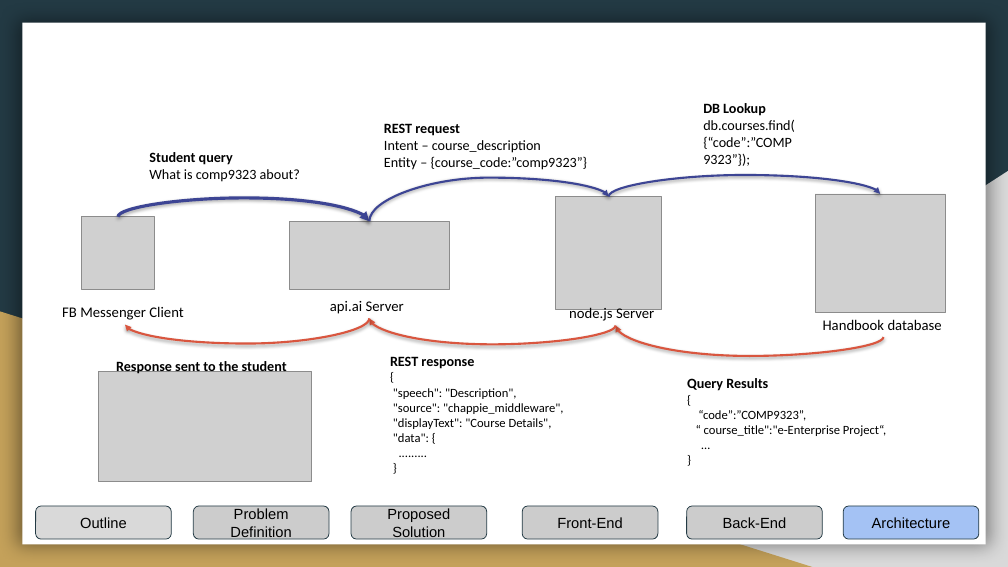
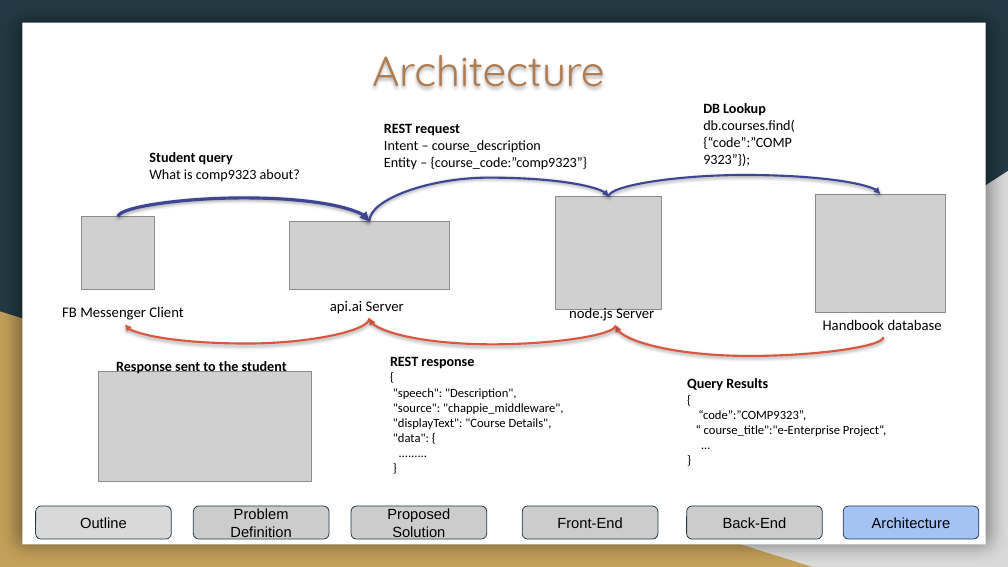
Before and after one commit to rohitjose/Chatbot, a slide deck: slide 8 of comp9323-presentation.pptx. Drawn at 1008x567 pixels with LibreOffice and Linux fonts; fonts in the diff are those of the drawing; grey boxes stand for pictures. Boxes give left, top, right and bottom in pixels: in the first picture for what was removed or moved away, otherwise in the second. Text is boxed around its words. In the diff, an @@ line names an element or a change of style, - is before the commit and + after.

Commit message:
PPT updates

```diff
--- a/comp9323-presentation.pptx
+++ b/comp9323-presentation.pptx
@@ title added at [372,55,604,89], 40 pt, text #AF7B51 @@
+Architecture
```
Also in this commit, not shown: 5 other slides changed.
